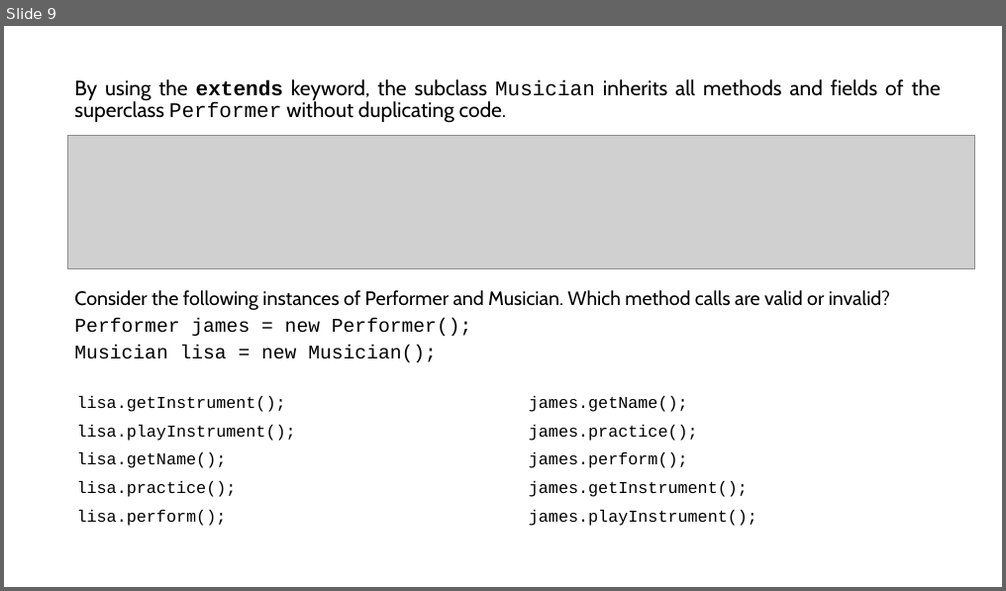
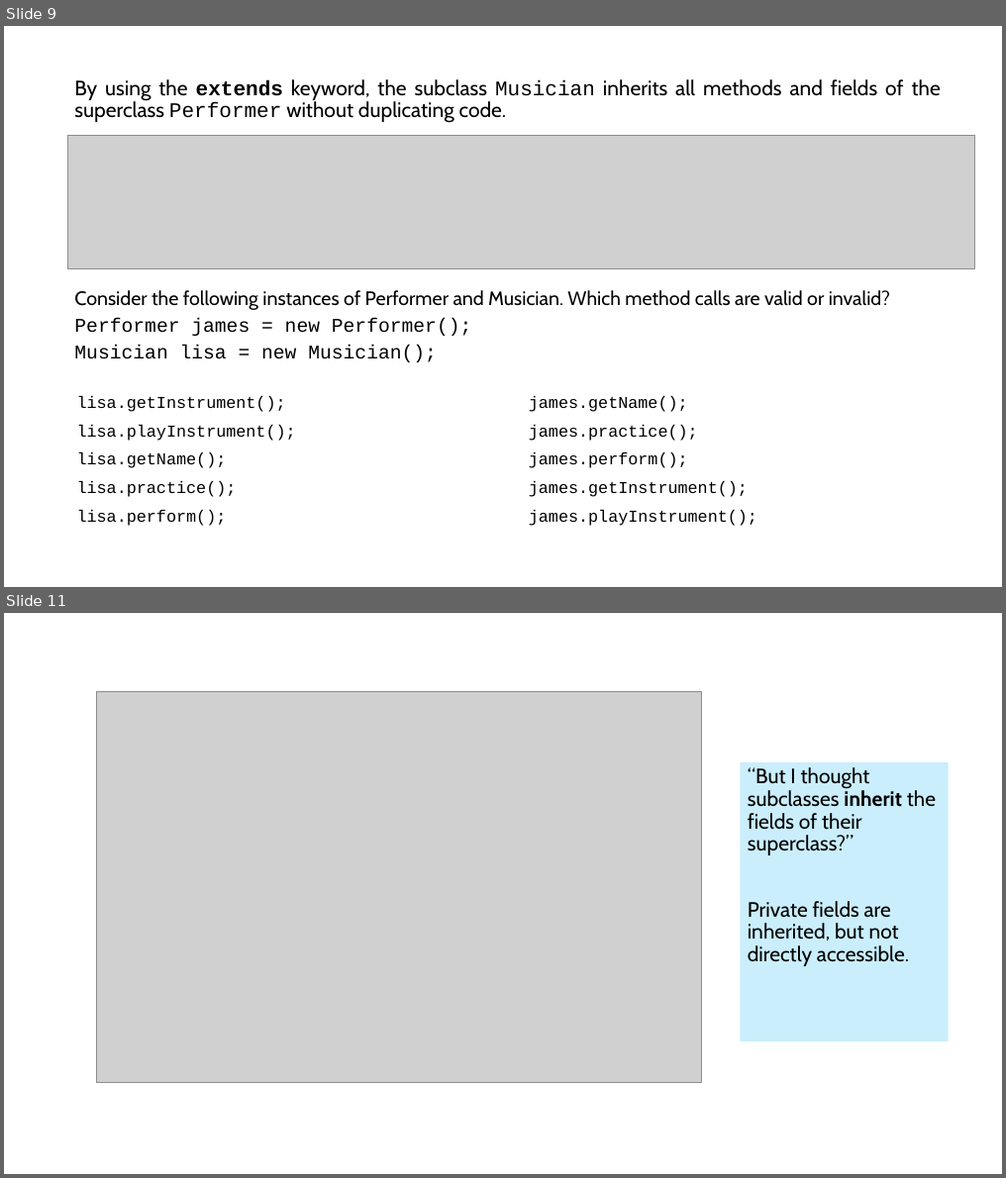
Before and after one commit to gabbley/APCSA-2024-2025, a slide deck: Unit 9/CSA Unit 9 Slides.pptx. Shown one above the other, each under a label of ours: slide 9 before the commit, slides 9 and 11 after it; the slides between them are not shown. The pictures are 1006x591 and 1006x1178 pixels, drawn with LibreOffice and Linux fonts; fonts in the diff are those of the drawing; grey boxes stand for pictures. Boxes give left, top, right and bottom in pixels: in the first picture for what was removed or moved away, otherwise in the second. Text is boxed around its words. In the diff, an @@ line names an element or a change of style, - is before the commit and + after.

```diff
--- a/Unit 9/CSA Unit 9 Slides.pptx
+++ b/Unit 9/CSA Unit 9 Slides.pptx
@@ slide 11 added at (x1=4, y1=613, x2=1002, y2=1174), background #FFFFFF @@
@@ picture added at (x1=96, y1=691, x2=701, y2=1083) @@
@@ rectangle added at (x1=740, y1=762, x2=948, y2=1042), fill #CAEEFB, 20 pt, text #000000 @@
+“But I thought subclasses inherit the fields of their superclass?”
+Private fields are inherited, but not directly accessible.
```
Also in this commit, not shown: 3 other slides added, 2 other files.
